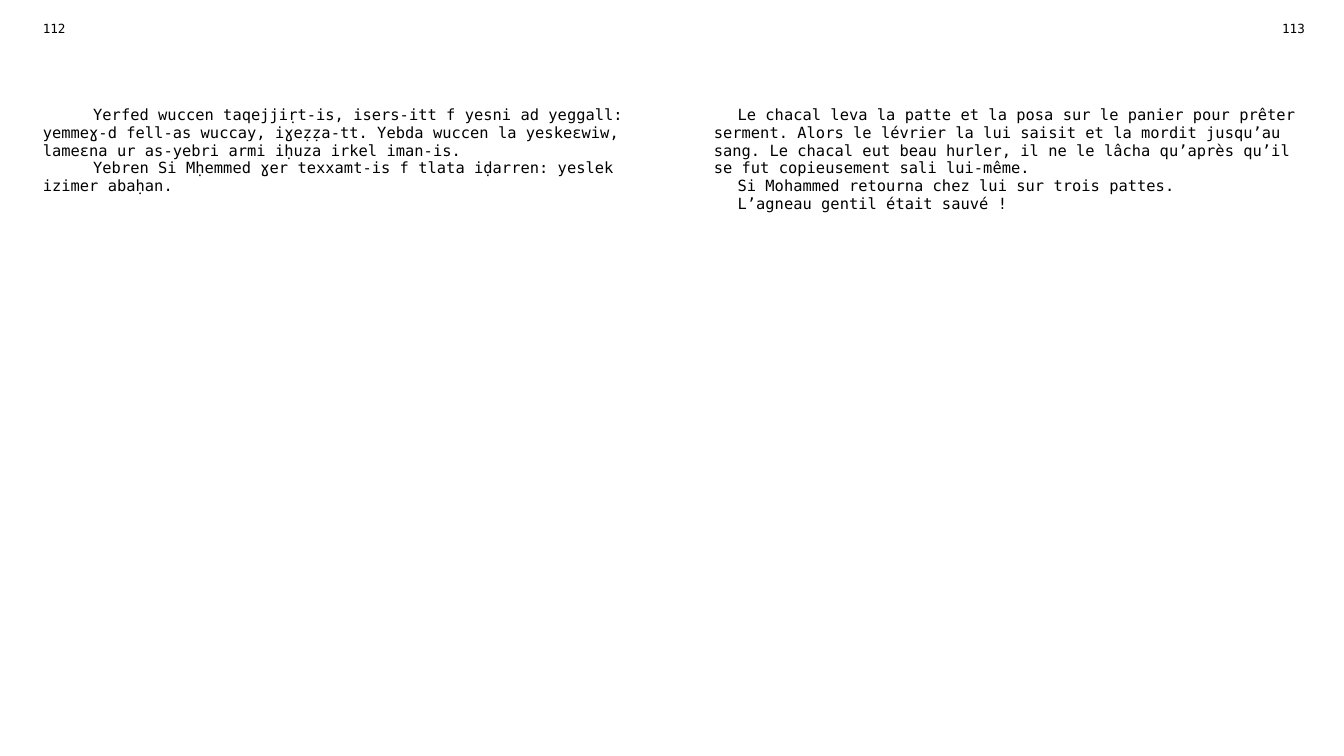
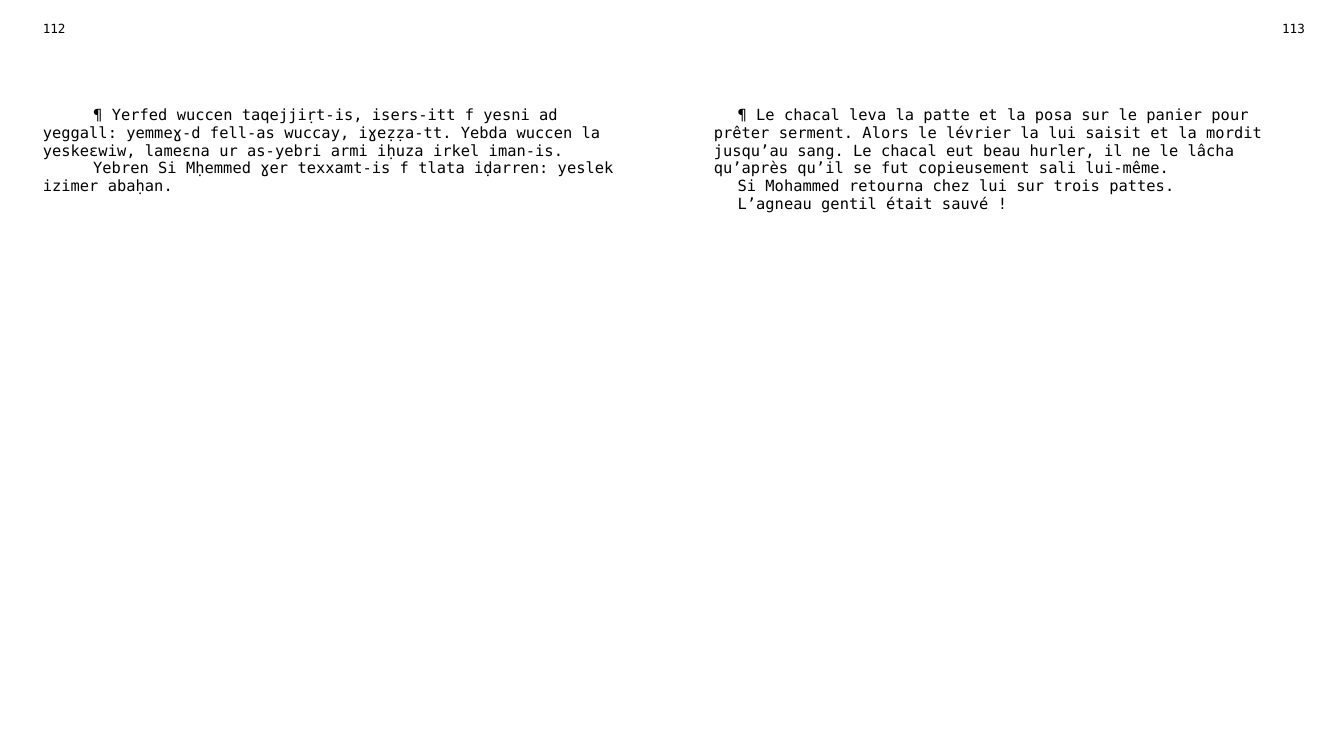
Before and after one commit to sferhah/tamacahut_n_wuccen, a slide deck: slide 52 of Uccen.ConsoleApp/uccen.pptx. Drawn at 1344x756 pixels with LibreOffice and Linux fonts; fonts in the diff are those of the drawing. Boxes give left, top, right and bottom in pixels: in the first picture for what was removed or moved away, otherwise in the second. Text is boxed around its words. In the diff, an @@ line names an element or a change of style, - is before the commit and + after.

```diff
--- a/Uccen.ConsoleApp/uccen.pptx
+++ b/Uccen.ConsoleApp/uccen.pptx
@@ table at [32,16,1315,729] @@
-row 3, column 1: Yerfed wuccen taqejjiṛt-is, isers-itt f yesni ad yeggall: yemmeɣ-d fell-as wuccay, iɣeẓẓa-tt. Yebda wuccen la yeskeɛwiw, lameɛna ur as-yebri armi iḥuza irkel iman-is. / Yebren Si Mḥemmed ɣer texxamt-is f tlata iḍarren: yeslek izimer abaḥan.
+row 3, column 1: ¶ Yerfed wuccen taqejjiṛt-is, isers-itt f yesni ad yeggall: yemmeɣ-d fell-as wuccay, iɣeẓẓa-tt. Yebda wuccen la yeskeɛwiw, lameɛna ur as-yebri armi iḥuza irkel iman-is. / Yebren Si Mḥemmed ɣer texxamt-is f tlata iḍarren: yeslek izimer abaḥan.
-row 3, column 3: Le chacal leva la patte et la posa sur le panier pour prêter serment. Alors le lévrier la lui saisit et la mordit jusqu’au sang. Le chacal eut beau hurler, il ne le lâcha qu’après qu’il se fut copieusement sali lui-même. / Si Mohammed retourna chez lui sur trois pattes. / L’agneau gentil était sauvé !
+row 3, column 3: ¶ Le chacal leva la patte et la posa sur le panier pour prêter serment. Alors le lévrier la lui saisit et la mordit jusqu’au sang. Le chacal eut beau hurler, il ne le lâcha qu’après qu’il se fut copieusement sali lui-même. / Si Mohammed retourna chez lui sur trois pattes. / L’agneau gentil était sauvé !
```
Also in this commit, not shown: 14 other slides changed, 3 other files.
